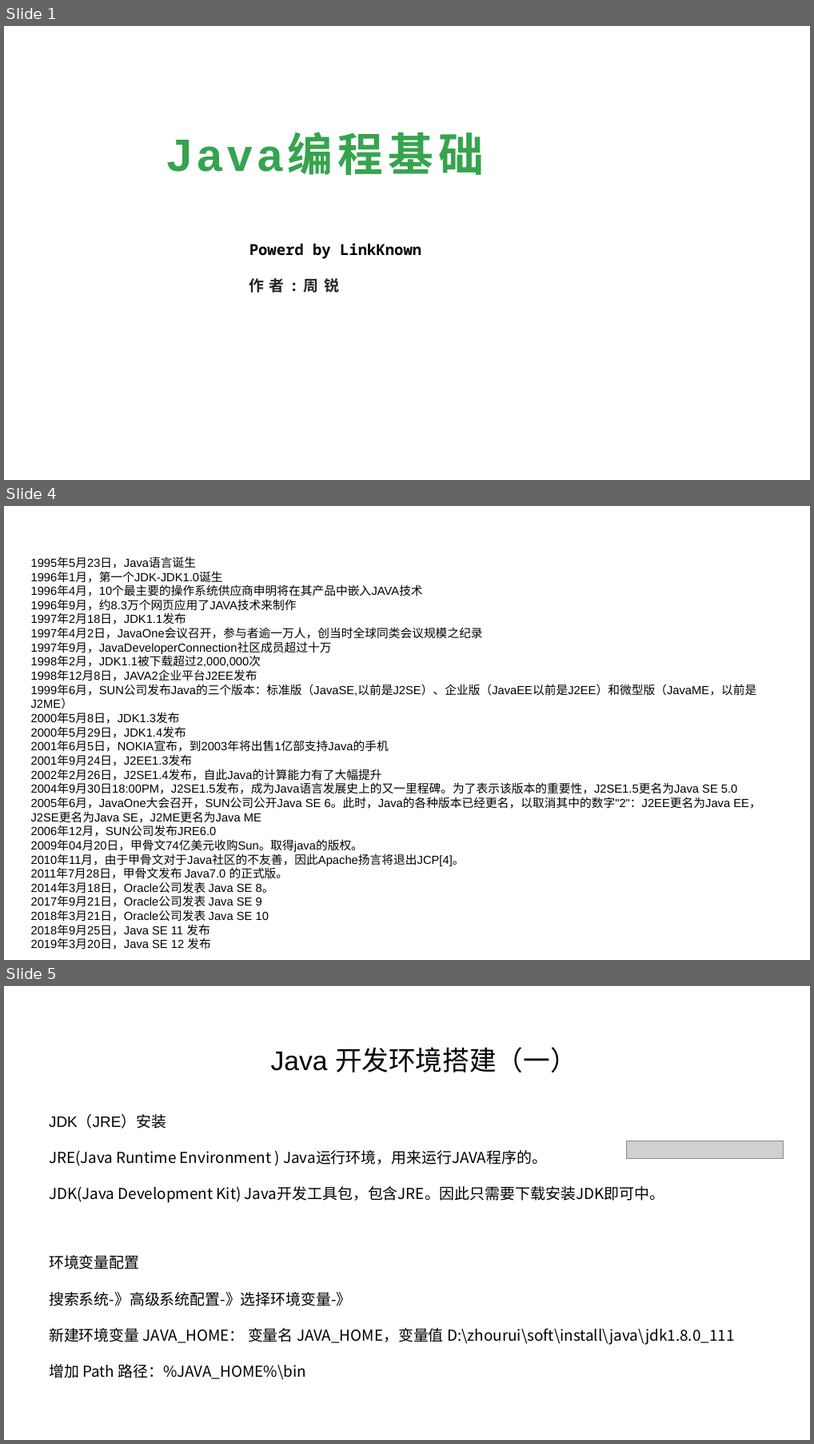
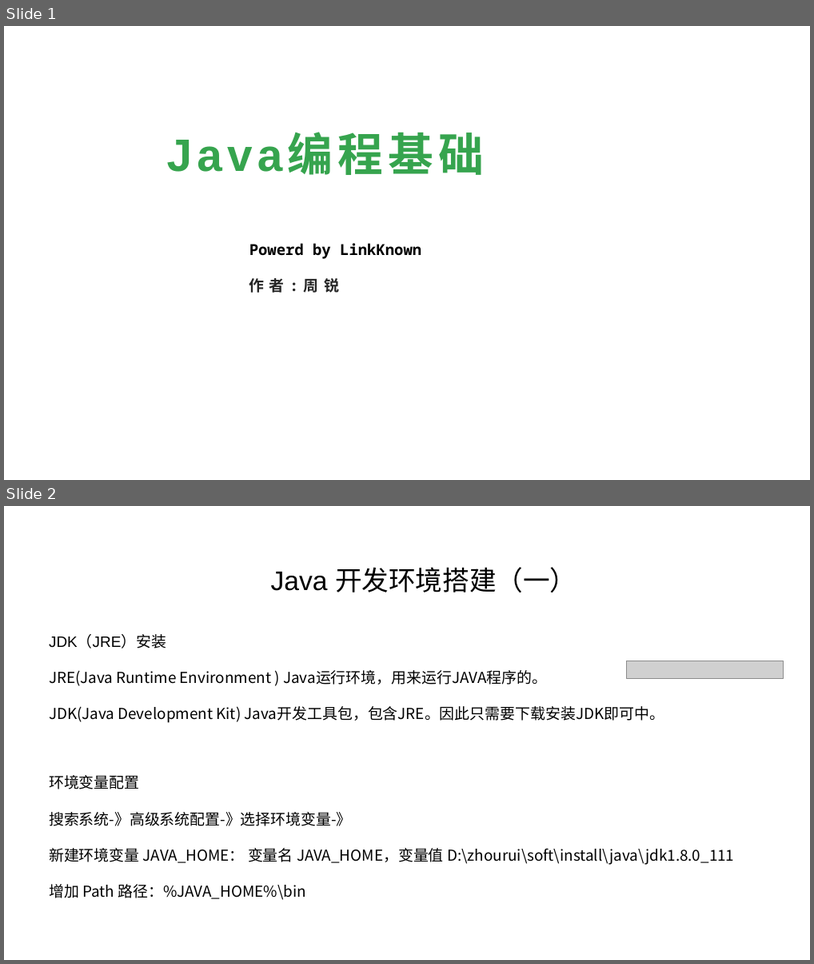
Before and after one commit to linkknown/PPT, a slide deck: 基础PPT/Java编程基础.pptx. Shown one above the other, each under a label of ours: slides 1, 4 and 5 before the commit, slides 1 and 2 after it; the slides between them are not shown. The pictures are 814x1444 and 814x964 pixels, drawn with LibreOffice and Linux fonts; fonts in the diff are those of the drawing; grey boxes stand for pictures; background and template pictures are left out. Boxes give left, top, right and bottom in pixels: in the first picture for what was removed or moved away, otherwise in the second. Text is boxed around its words. In the diff, an @@ line names an element or a change of style, - is before the commit and + after.

```diff
--- a/基础PPT/Java编程基础.pptx
+++ b/基础PPT/Java编程基础.pptx
@@ slide 4 removed at (4, 506, 810, 960), background picture (left out) @@
@@ text removed at (31, 557, 761, 949) @@
-1995年5月23日，Java语言诞生
-1996年1月，第一个JDK-JDK1.0诞生
-1996年4月，10个最主要的操作系统供应商申明将在其产品中嵌入JAVA技术
-1996年9月，约8.3万个网页应用了JAVA技术来制作
-1997年2月18日，JDK1.1发布
-1997年4月2日，JavaOne会议召开，参与者逾一万人，创当时全球同类会议规模之纪录
-1997年9月，JavaDeveloperConnection社区成员超过十万
-1998年2月，JDK1.1被下载超过2,000,000次
-1998年12月8日，JAVA2企业平台J2EE发布
-1999年6月，SUN公司发布Java的三个版本：标准版（JavaSE,以前是J2SE）、企业版（JavaEE以前是J2EE）和微型版（JavaME，以前是J2ME）
-2000年5月8日，JDK1.3发布
-2000年5月29日，JDK1.4发布
-2001年6月5日，NOKIA宣布，到2003年将出售1亿部支持Java的手机
-2001年9月24日，J2EE1.3发布
-2002年2月26日，J2SE1.4发布，自此Java的计算能力有了大幅提升
-2004年9月30日18:00PM，J2SE1.5发布，成为Java语言发展史上的又一里程碑。为了表示该版本的重要性，J2SE1.5更名为Java SE 5.0
-2005年6月，JavaOne大会召开，SUN公司公开Java SE 6。此时，Java的各种版本已经更名，以取消其中的数字"2"：J2EE更名为Java EE，J2SE更名为Java SE，J2ME更名为Java ME
-2006年12月，SUN公司发布JRE6.0
-2009年04月20日，甲骨文74亿美元收购Sun。取得java的版权。
-2010年11月，由于甲骨文对于Java社区的不友善，因此Apache扬言将退出JCP[4]。
-2011年7月28日，甲骨文发布 Java7.0 的正式版。
-2014年3月18日，Oracle公司发表 Java SE 8。
-2017年9月21日，Oracle公司发表 Java SE 9
-2018年3月21日，Oracle公司发表 Java SE 10
-2018年9月25日，Java SE 11 发布
-2019年3月20日，Java SE 12 发布
@@ what was slide 5 is now slide 2 @@
```
Also in this commit, not shown: 2 other slides removed, 2 other files.
